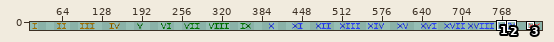
A pixel-art file gets an edit: OriginOfLoot/Content/ase_dev/numbers.ase. The picture above shows the old version from afar; the outline marks the close-up.
Close-up. First the earlier version:
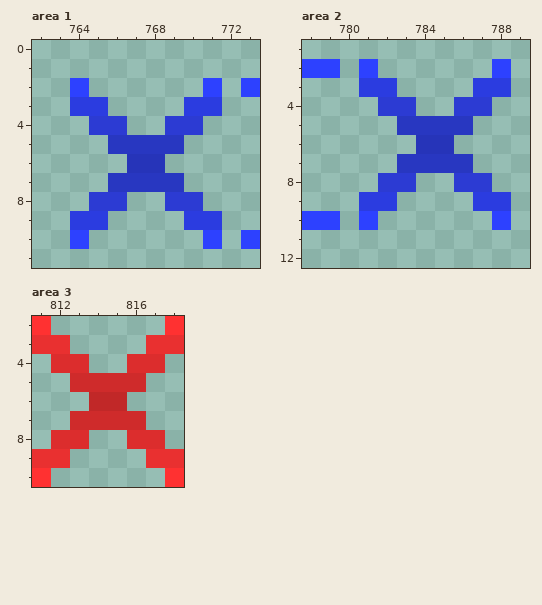
840x13 pixels, 1 frame. Shown: area 1: x 762..773, y 0..11; area 2: x 778..789, y 1..12; area 3: x 811..818, y 2..10. The wide view leaves out empty margins. The commit also changed other parts of the picture, which this record leaves out.
After:
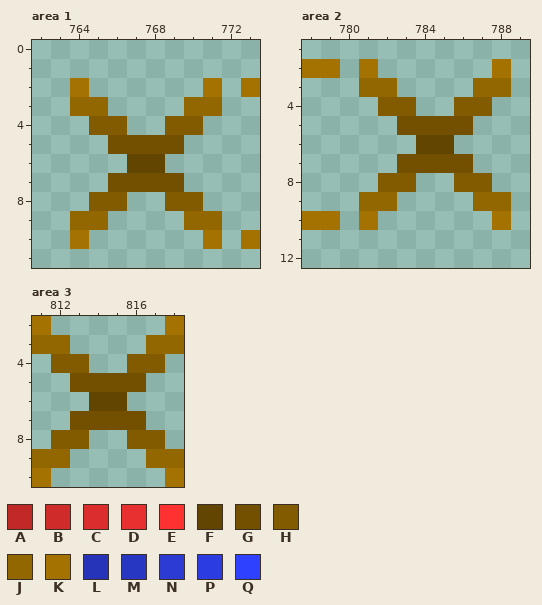
Palette (. is transparent): A #c12828  B #cf2b2b  C #dc2d2d  D #e93030  E #ff3131  F #624500  G #725000  H #825b00  J #926700  K #a37200  L #2634b9  M #2837c1  N #2c3bd3  P #2b3ce0  Q #2d41ff
Change:
--- area 1
@@ x 762..773 @@
  1 ............
- 2 ..Q......Q.Q
- 3 ..PP....PP..
- 4 ...NN..NN...
- 5 ....MMMM....
- 6 .....LL.....
- 7 ....MMMM....
- 8 ...NN..NN...
- 9 ..PP....PP..
-10 ..Q......Q.Q
+ 2 ..K......K.K
+ 3 ..JJ....JJ..
+ 4 ...HH..HH...
+ 5 ....GGGG....
+ 6 .....FF.....
+ 7 ....GGGG....
+ 8 ...HH..HH...
+ 9 ..JJ....JJ..
+10 ..K......K.K
 11 ............
--- area 2
@@ x 778..789 @@
  1 ............
- 2 QQ.Q......Q.
- 3 ...PP....PP.
- 4 ....NN..NN..
- 5 .....MMMM...
- 6 ......LL....
- 7 .....MMMM...
- 8 ....NN..NN..
- 9 ...PP....PP.
-10 QQ.Q......Q.
+ 2 KK.K......K.
+ 3 ...JJ....JJ.
+ 4 ....HH..HH..
+ 5 .....GGGG...
+ 6 ......FF....
+ 7 .....GGGG...
+ 8 ....HH..HH..
+ 9 ...JJ....JJ.
+10 KK.K......K.
 11 ............
--- area 3
@@ x 811..818 @@
- 2 E......E
- 3 DD....DD
- 4 .CC..CC.
- 5 ..BBBB..
- 6 ...AA...
- 7 ..BBBB..
- 8 .CC..CC.
- 9 DD....DD
-10 E......E
+ 2 K......K
+ 3 JJ....JJ
+ 4 .HH..HH.
+ 5 ..GGGG..
+ 6 ...FF...
+ 7 ..GGGG..
+ 8 .HH..HH.
+ 9 JJ....JJ
+10 K......K
Boxes around the changes in both close-ups, in picture pixels (x1, y1, x2, y2):
changed: (70, 78, 260, 249)
changed: (302, 59, 511, 230)
changed: (32, 316, 184, 487)
